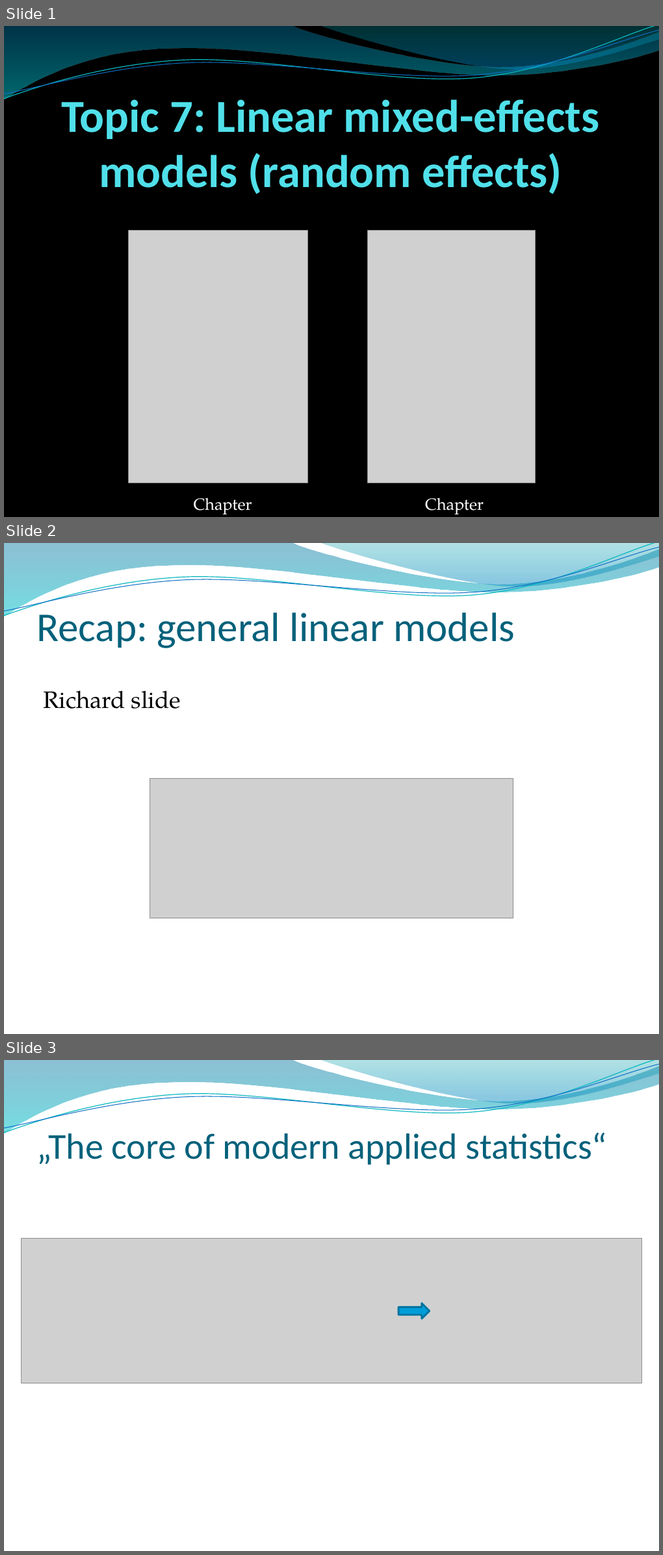
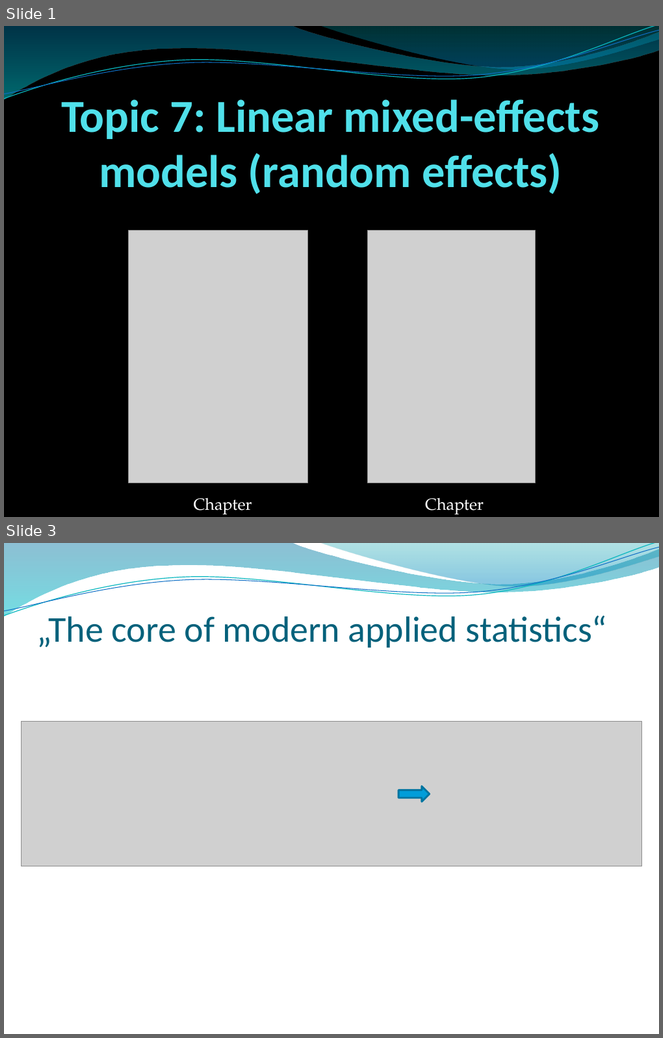
Before and after one commit to ricschuster/R_Workshop_Vienna_2018_02, a slide deck: ppts/Topic 7 Linear mixed-effects models (random effects).pptx. Shown one above the other, each under a label of ours: slides 1, 2 and 3 before the commit, slides 1 and 3 after it; the slides between them are not shown. The pictures are 663x1555 and 663x1038 pixels, drawn with LibreOffice and Linux fonts; fonts in the diff are those of the drawing; grey boxes stand for pictures; background and template pictures are left out. Boxes give left, top, right and bottom in pixels: in the first picture for what was removed or moved away, otherwise in the second. Text is boxed around its words. In the diff, an @@ line names an element or a change of style, - is before the commit and + after.

```diff
--- a/ppts/Topic 7 Linear mixed-effects models (random effects).pptx
+++ b/ppts/Topic 7 Linear mixed-effects models (random effects).pptx
@@ slide 2 removed at [4,543,659,1034], background picture (left out); not listed: 4 template elements that a slide beside it also shows @@
@@ title removed at [36,613,515,648] @@
-Recap: general linear models
@@ text removed at [43,691,181,709] @@
-Richard slide
@@ picture removed at [150,778,513,919] @@
```
Also in this commit, not shown: 5 slides changed, 3 slides added, 2 other slides removed, 1 other file.
